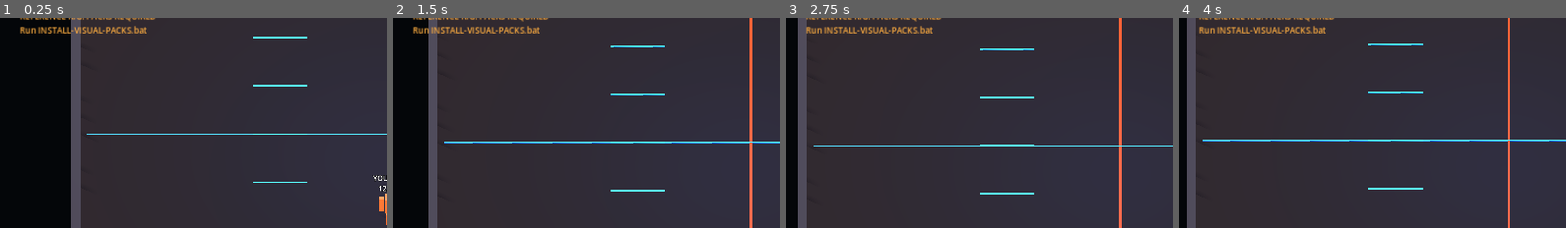
Above: before the commit, frames 1-4 (left to right).
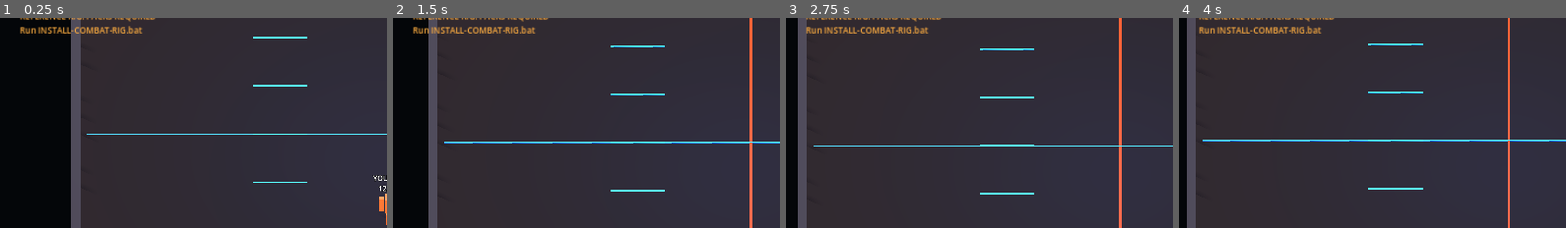
Above: after the commit, the same moments.

Repository: drok123/UrbanBrawl
Game: Godot game, scene res://scenes/brawler/combat_lab_v2.tscn
The game is run twice, just before and just after one commit, with the same random seed, the same clock (stepped at 60 frames per second) and the same inputs.
Inputs (mouse positions are % of the whole screen's width and height, from its top left):
- Up to frame 1 (0.25 s): no input
- Up to frame 2 (1.5 s): tap Enter at 0.5 s; move the mouse to (73, 46) at 0.52 s; hold D 0.53-1.25 s; tap J at 0.6 s; click (73, 46) at 0.67 s; tap Space at 0.77 s; drag from (30, 57) to (46, 72) at 1.27 s
- Up to frame 3 (2.75 s): move the mouse to (61, 28) at 2.02 s; hold D from 2.03 s (still down); tap F at 2.1 s
- Up to frame 4 (4 s): release D at 2.75 s; drag from (46, 72) to (20, 36) at 2.77 s; move the mouse to (81, 67) at 3.52 s; hold A from 3.53 s (still down); tap E at 3.6 s; tap Space at 3.77 s
The pictures show only the part of the screen within x 0-50%, y 22-72%; the shares and areas given below are measured in that part.

The runs differ from the first frame. In frame 1, 0.4% of the frame differs, in the area x 19-38%, y 3-8%; in frame 2, 0.4%; in frame 3, 0.4%; in frame 4, 0.4%.

Commit message:
Add focused combat rig installer

Diff:
--- a/scripts/brawler/combat_lab_v2.gd
+++ b/scripts/brawler/combat_lab_v2.gd
@@ -52,7 +52,7 @@
 			rig_status_label.text = "REFERENCE RIG: READY\nQuaternius character + UAL clips active"
 			rig_status_label.add_theme_color_override("font_color", Color(0.36, 0.92, 0.58))
 		"MISSING_CHARACTER_PACK", "MISSING_ANIMATION_PACK":
-			rig_status_label.text = "REFERENCE RIG: PACKS REQUIRED\nRun INSTALL-VISUAL-PACKS.bat"
+			rig_status_label.text = "REFERENCE RIG: PACKS REQUIRED\nRun INSTALL-COMBAT-RIG.bat"
 			rig_status_label.add_theme_color_override("font_color", Color(1.0, 0.68, 0.25))
 		_:
 			rig_status_label.text = "REFERENCE RIG: %s\nSee Godot output for the failed gate" % rig_status
Not shown, added: INSTALL-COMBAT-RIG.bat
Not shown, changed: README.md
Not shown, changed: docs/ANIMATION_STACK.md
Not shown, changed: tools/install_visual_packs.ps1
